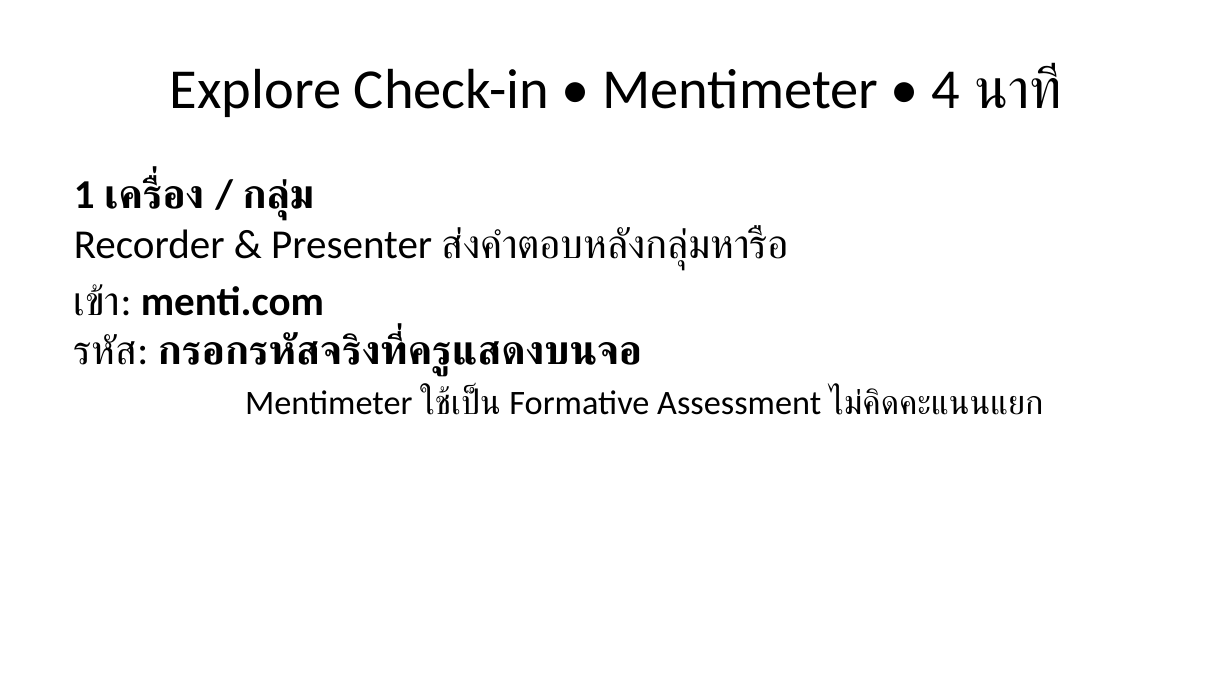
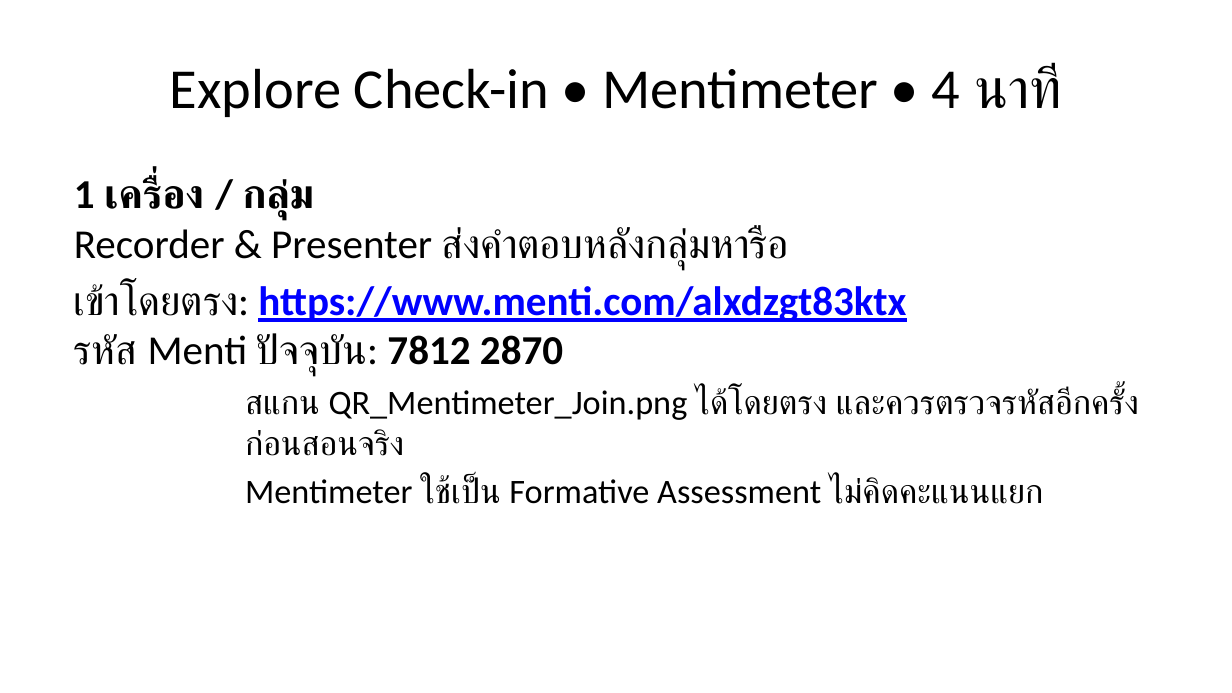
Before and after one commit to arty2525/AI-Hand-Quest, a slide deck: slide 11 of WPA_Submission/slides/AI_to_ESP32_Unit3_Teaching_Slides_Mentimeter.pptx. Drawn at 1232x693 pixels with LibreOffice and Linux fonts; fonts in the diff are those of the drawing. Boxes give left, top, right and bottom in pixels: in the first picture for what was removed or moved away, otherwise in the second. Text is boxed around its words. In the diff, an @@ line names an element or a change of style, - is before the commit and + after.

```diff
--- a/WPA_Submission/slides/AI_to_ESP32_Unit3_Teaching_Slides_Mentimeter.pptx
+++ b/WPA_Submission/slides/AI_to_ESP32_Unit3_Teaching_Slides_Mentimeter.pptx
@@ text at (74,283,1139,456): text changed; bold off @@
-เข้า: menti.com
-รหัส: กรอกรหัสจริงที่ครูแสดงบนจอ
+เข้าโดยตรง: https://www.menti.com/alxdzgt83ktx
+รหัส Menti ปัจจุบัน: 7812 2870
+สแกน QR_Mentimeter_Join.png ได้โดยตรง และควรตรวจรหัสอีกครั้งก่อนสอนจริง
```
Also in this commit, not shown: 26 other files.
